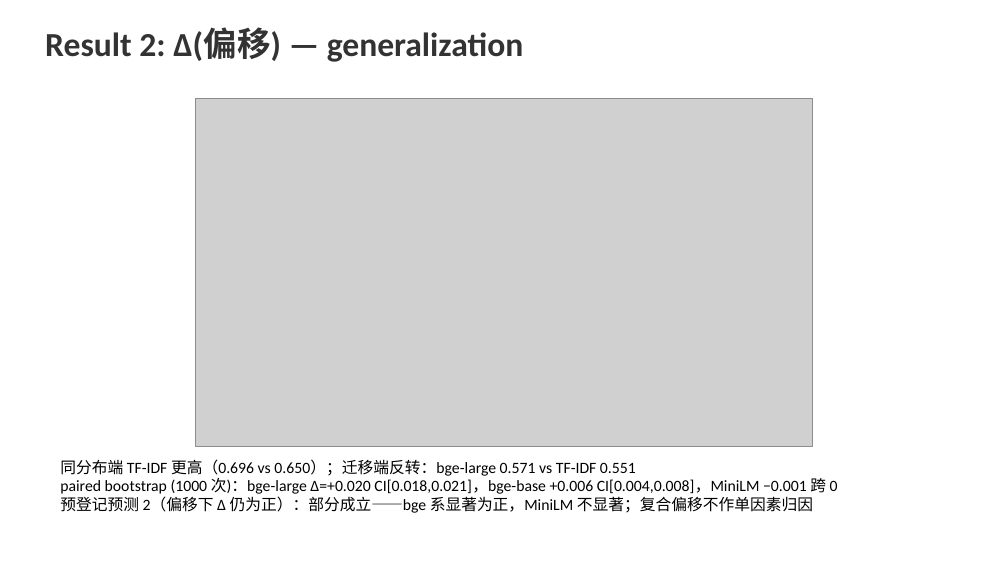
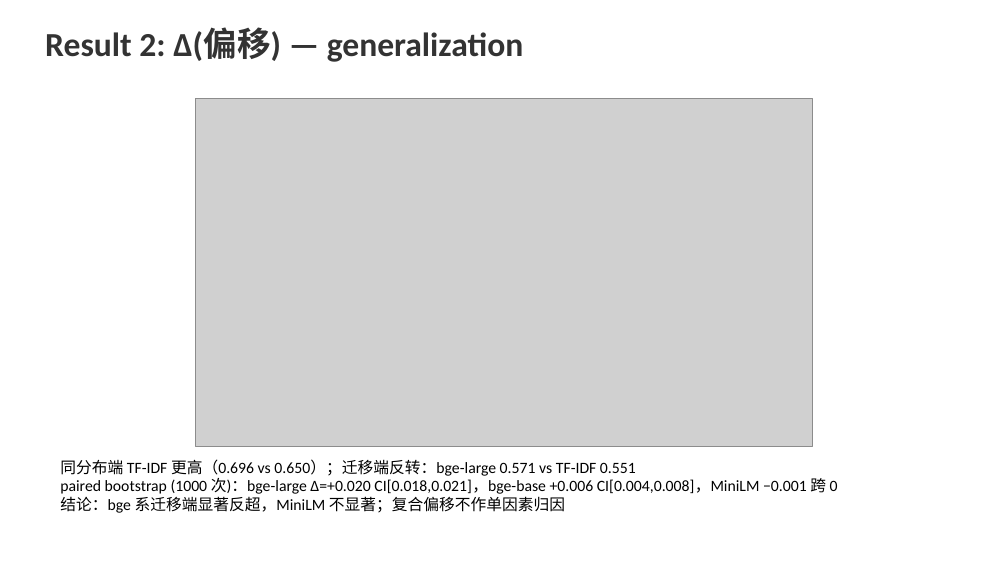
Before and after one commit to FauReam/text-monitor-436, a slide deck: slide 6 of slides/final.pptx. Drawn at 1008x567 pixels with LibreOffice and Linux fonts; fonts in the diff are those of the drawing; grey boxes stand for pictures. Boxes give left, top, right and bottom in pixels: in the first picture for what was removed or moved away, otherwise in the second. Text is boxed around its words. In the diff, an @@ line names an element or a change of style, - is before the commit and + after.

Commit message:
按得分点口径精简：移除全部预登记内容（非得分点）；one-pager 更新为 v2 最终结果（三轴完成：同分布 Δ 负、迁移 +0.020、扰动 ≤0.007）

```diff
--- a/slides/final.pptx
+++ b/slides/final.pptx
@@ text at (x1=60, y1=496, x2=565, y2=513): text changed @@
-预登记预测 2（偏移下 Δ 仍为正）：部分成立——bge 系显著为正，MiniLM 不显著；复合偏移不作单因素归因
+结论：bge 系迁移端显著反超，MiniLM 不显著；复合偏移不作单因素归因
```
Also in this commit, not shown: 3 other slides changed, 6 other files.
